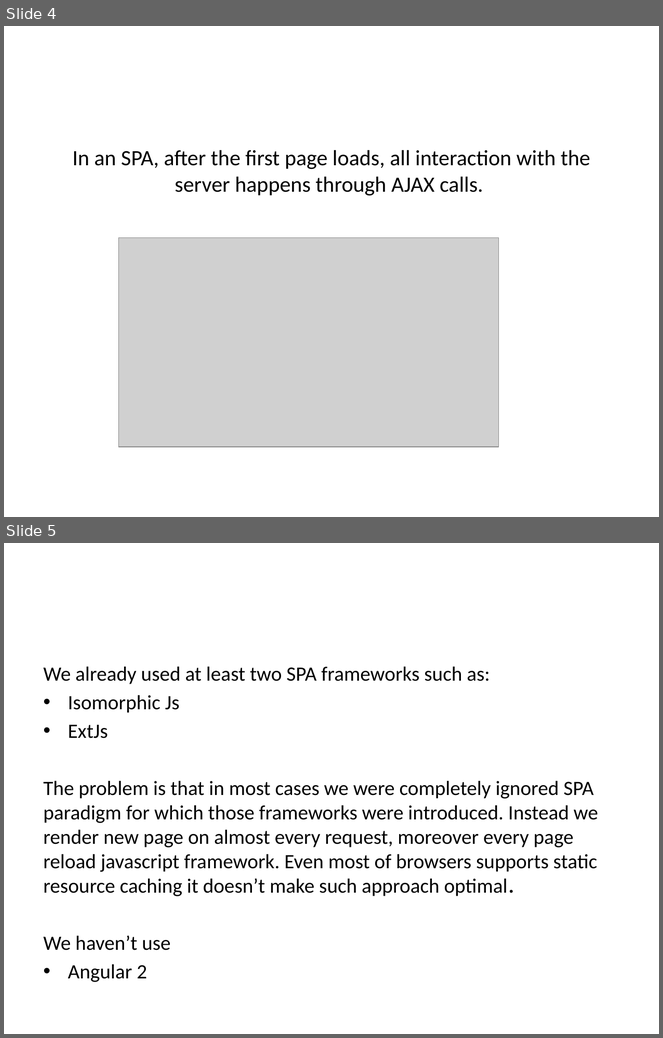
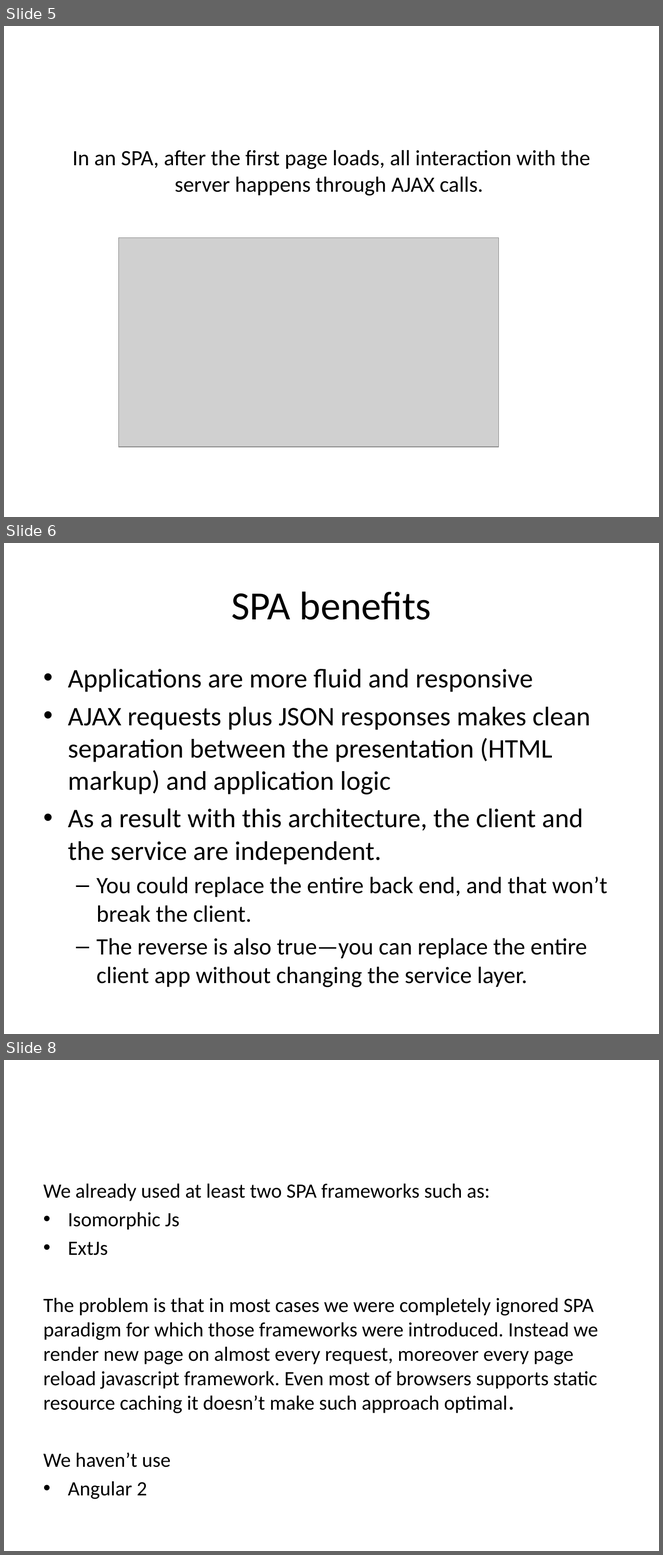
Before and after one commit to JavaPantry/MockStoreApp, a slide deck: MockExtJs6_bsd/Documents/Single Page Application (SPA) paradigm.pptx. Shown one above the other, each under a label of ours: slides 4 and 5 before the commit, slides 5, 6 and 8 after it; the slides between them are not shown. The pictures are 663x1038 and 663x1555 pixels, drawn with LibreOffice and Linux fonts; fonts in the diff are those of the drawing; grey boxes stand for pictures. Boxes give left, top, right and bottom in pixels: in the first picture for what was removed or moved away, otherwise in the second. Text is boxed around its words. In the diff, an @@ line names an element or a change of style, - is before the commit and + after.

```diff
--- a/MockExtJs6_bsd/Documents/Single Page Application (SPA) paradigm.pptx
+++ b/MockExtJs6_bsd/Documents/Single Page Application (SPA) paradigm.pptx
@@ slide 6 added at box(4, 543, 659, 1034), background #FFFFFF @@
@@ title added at box(231, 591, 431, 620), 44 pt, text #000000 @@
+SPA benefits
@@ text added at box(68, 669, 607, 988), 29.6 pt, text #000000 @@
+• Applications are more fluid and responsive
+• AJAX requests plus JSON responses makes clean separation between the presentation (HTML markup) and application logic
+• As a result with this architecture, the client and the service are independent.
+  – You could replace the entire back end, and that won’t break the client.
+  – The reverse is also true—you can replace the entire client app without changing the service layer.
@@ what was slide 4 is now slide 5 @@
@@ what was slide 5 is now slide 8 @@
```
Also in this commit, not shown: 1 slide changed, 2 other slides added, 1 other file.
